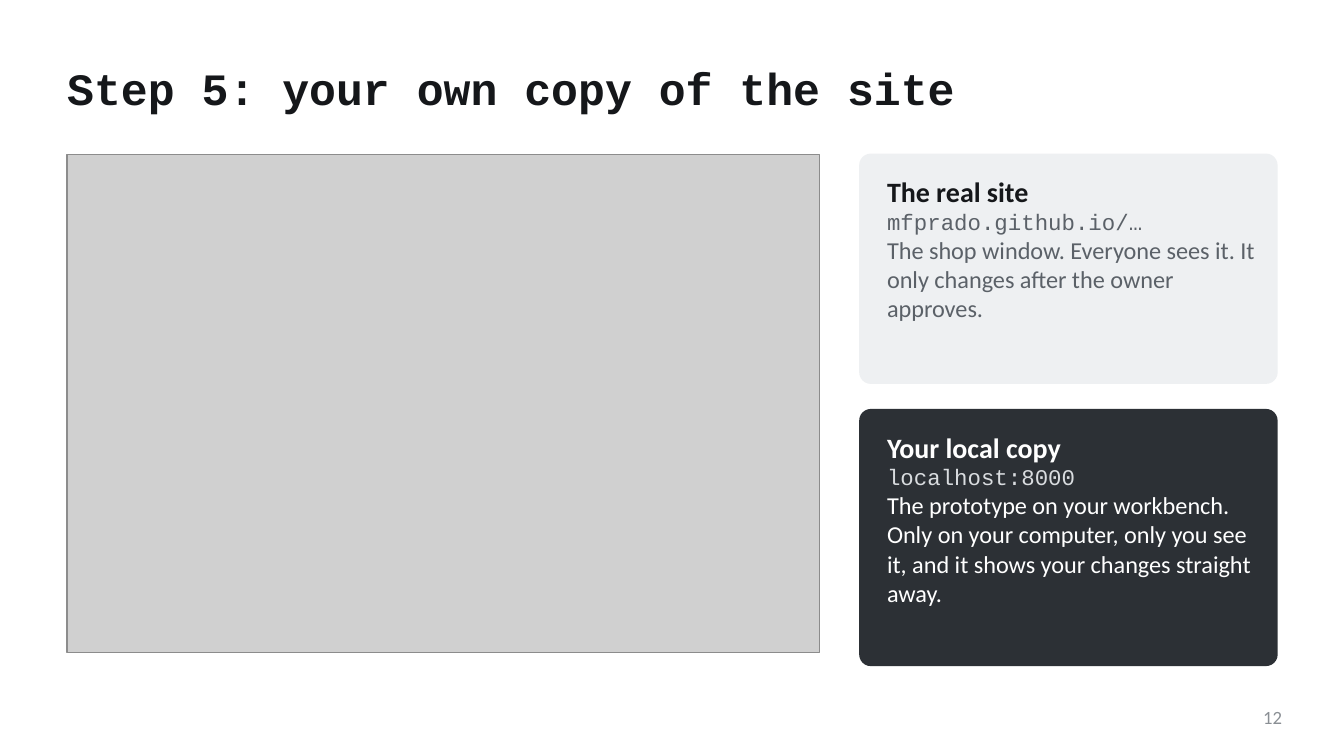
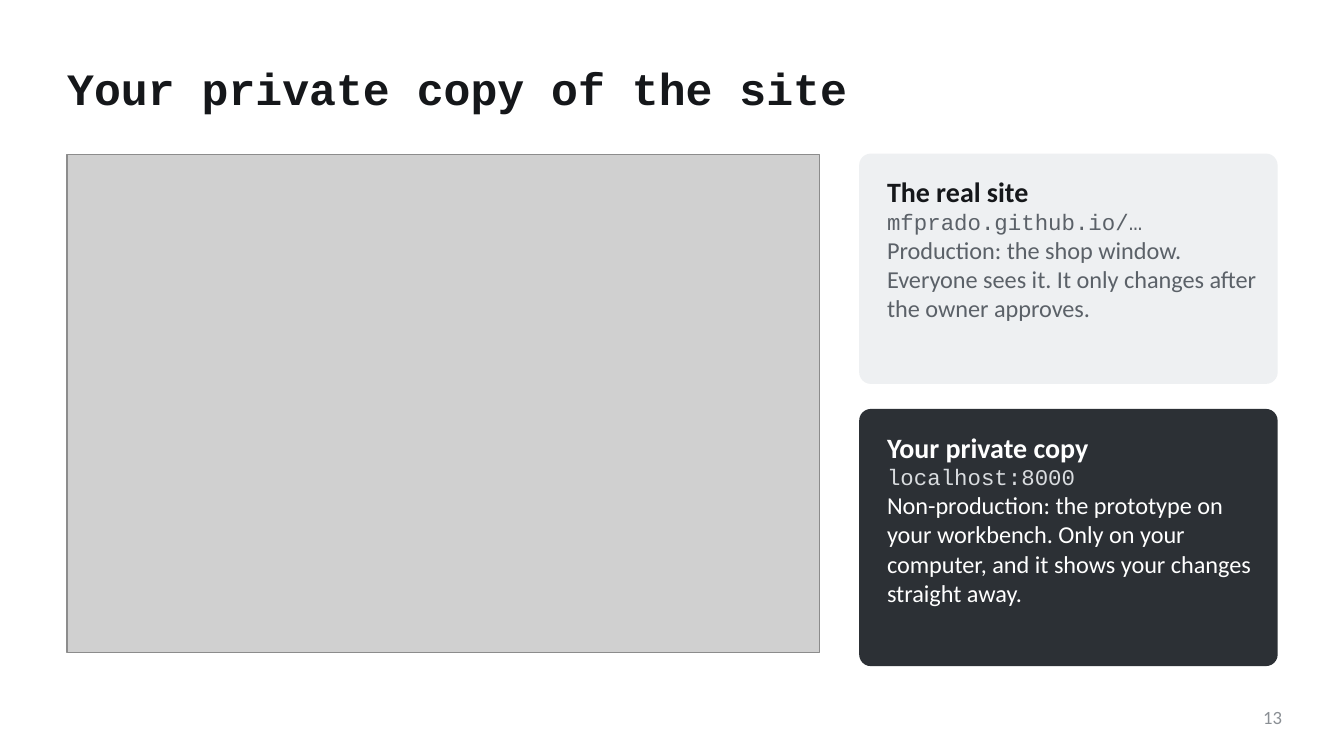
Before and after one commit to mfprado/acrylic-furniture, a slide deck: slide 13 of docs/contributing-guide.pptx (slide 12 before the commit). Drawn at 1344x756 pixels with LibreOffice and Linux fonts; fonts in the diff are those of the drawing; grey boxes stand for pictures. Boxes give left, top, right and bottom in pixels: in the first picture for what was removed or moved away, otherwise in the second. Text is boxed around its words. In the diff, an @@ line names an element or a change of style, - is before the commit and + after.

```diff
--- a/docs/contributing-guide.pptx
+++ b/docs/contributing-guide.pptx
@@ title at (x1=67, y1=73, x2=847, y2=115): text changed @@
-Step 5: your own copy of the site
+Your private copy of the site
@@ text at (x1=887, y1=242, x2=1257, y2=321): text changed @@
-The shop window. Everyone sees it. It only changes after the owner approves.
+Production: the shop window. Everyone sees it. It only changes after the owner approves.
@@ text at (x1=887, y1=438, x2=1089, y2=463): text changed @@
-Your local copy
+Your private copy
@@ text at (x1=887, y1=497, x2=1251, y2=606): text changed @@
-The prototype on your workbench. Only on your computer, only you see it, and it shows your changes straight away.
+Non-production: the prototype on your workbench. Only on your computer, and it shows your changes straight away.
@@ page number at (x1=1263, y1=712, x2=1282, y2=724): text changed @@
-12
+13
```
Also in this commit, not shown: 8 other slides changed, 8 slides added, 5 slides removed, 3 other files.
